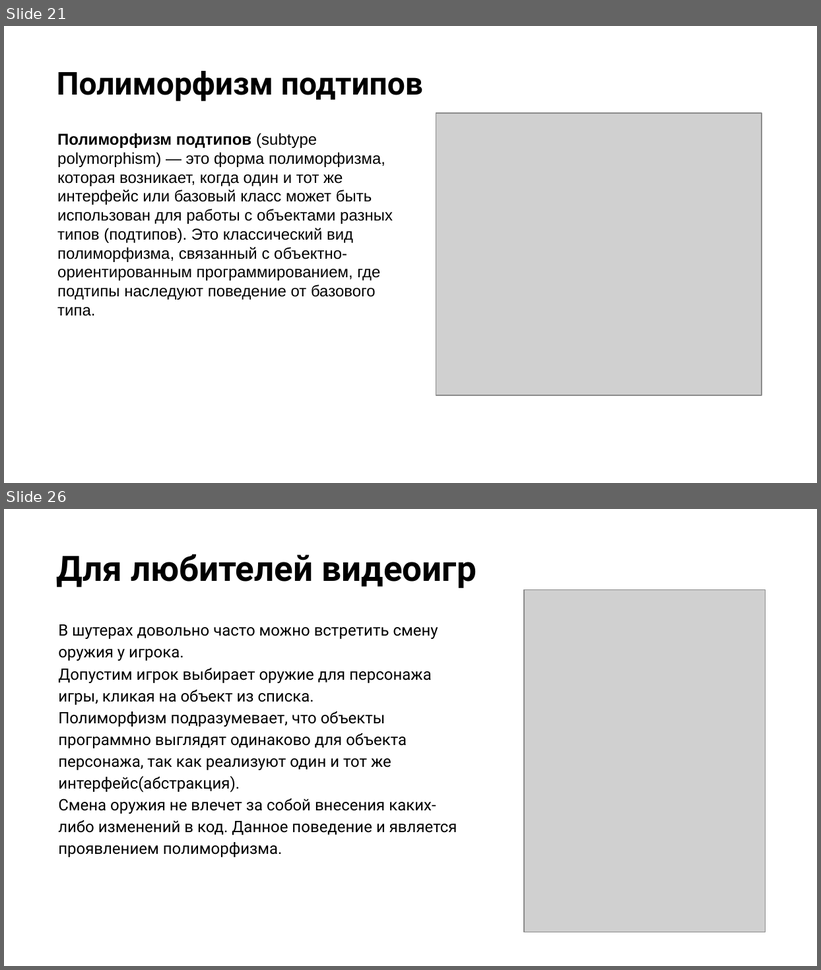
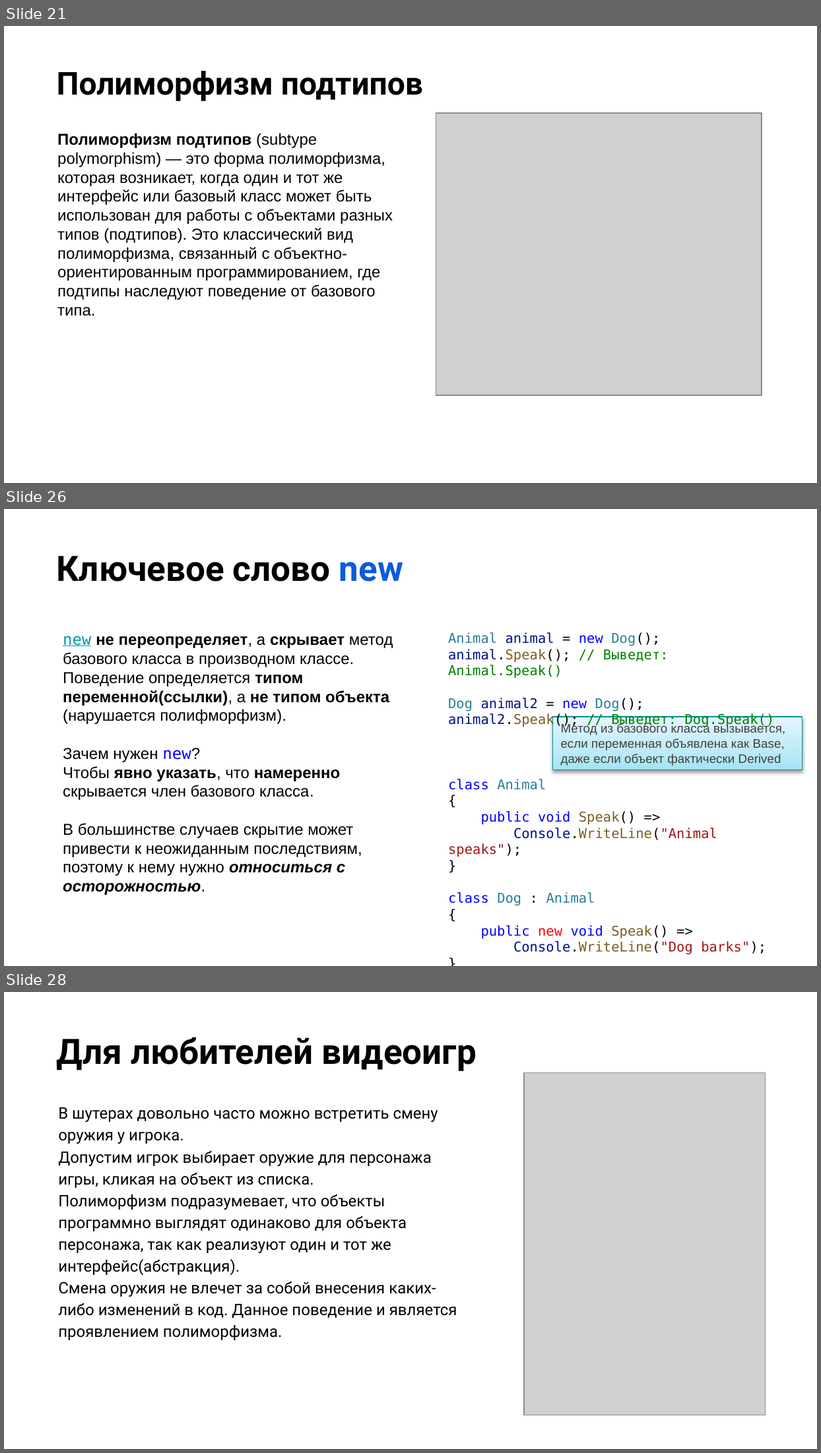
Before and after one commit to NilovPavel/OOP, a slide deck: ООПp.2.pptx. Shown one above the other, each under a label of ours: slides 21 and 26 before the commit, slides 21, 26 and 28 after it; the slides between them are not shown. The pictures are 821x970 and 821x1453 pixels, drawn with LibreOffice and Linux fonts; fonts in the diff are those of the drawing; grey boxes stand for pictures; background and template pictures are left out. Boxes give left, top, right and bottom in pixels: in the first picture for what was removed or moved away, otherwise in the second. Text is boxed around its words. In the diff, an @@ line names an element or a change of style, - is before the commit and + after.

```diff
--- a/ООПp.2.pptx
+++ b/ООПp.2.pptx
@@ slide 26 added at (x1=4, y1=509, x2=817, y2=966), background picture (left out) @@
@@ title added at (x1=57, y1=556, x2=403, y2=582), 31 pt, text #000000, bold @@
+Ключевое слово new
@@ text added at (x1=63, y1=636, x2=393, y2=895), 14 pt, text #000000 @@
+new не переопределяет, а скрывает метод базового класса в производном классе.
+Поведение определяется типом переменной(ссылки), а не типом объекта (нарушается полифморфизм).
+Зачем нужен new?
+Чтобы явно указать, что намеренно скрывается член базового класса.
+В большинстве случаев скрытие может привести к неожиданным последствиям, поэтому к нему нужно относиться с осторожностью.
@@ text added at (x1=448, y1=632, x2=775, y2=955), 12 pt, text #008000 @@
+Animal animal = new Dog();
+animal.Speak(); // Выведет: Animal.Speak()
+Dog animal2 = new Dog();
+animal2.Speak(); // Выведет: Dog.Speak()
+class Animal
+{
+public void Speak() =>
+Console.WriteLine("Animal speaks");
+}
+class Dog : Animal
+{
+public new void Speak() =>
+Console.WriteLine("Dog barks");
+}
@@ rectangle added at (x1=553, y1=717, x2=803, y2=771), fill gradient #A0E5F5 to #BEEBF7 to #E5F8FD, outline #0094A3 0.75 pt, 11 pt, text #404040 @@
+Метод из базового класса вызывается, если переменная объявлена как Base, даже если объект фактически Derived
@@ what was slide 26 is now slide 28 @@
```
Also in this commit, not shown: 8 slides changed, 3 other slides added, 2 slides removed, 2 other files.
